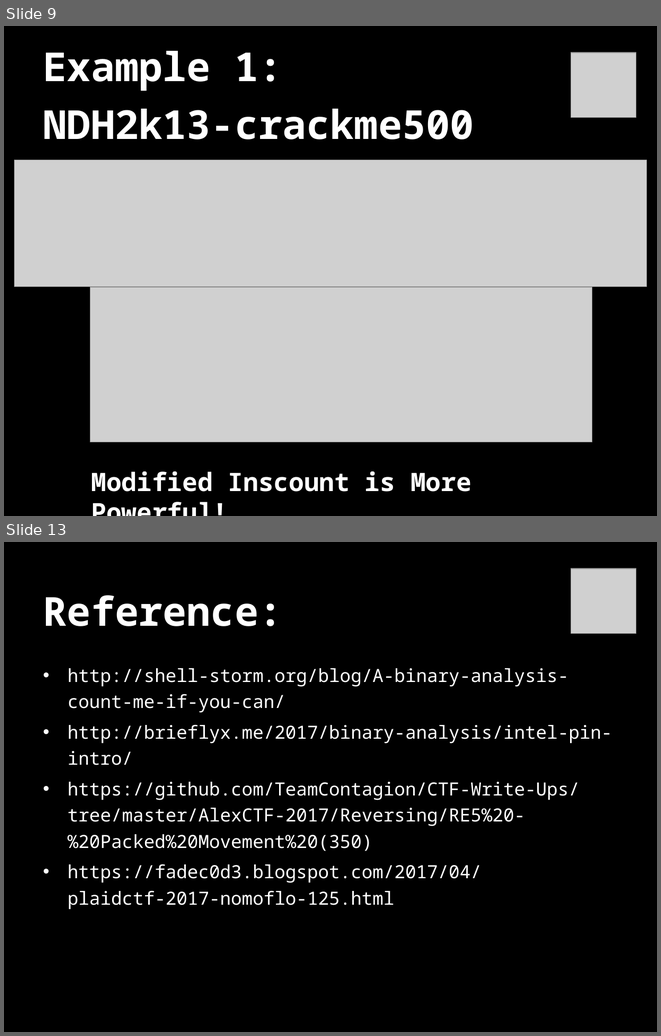
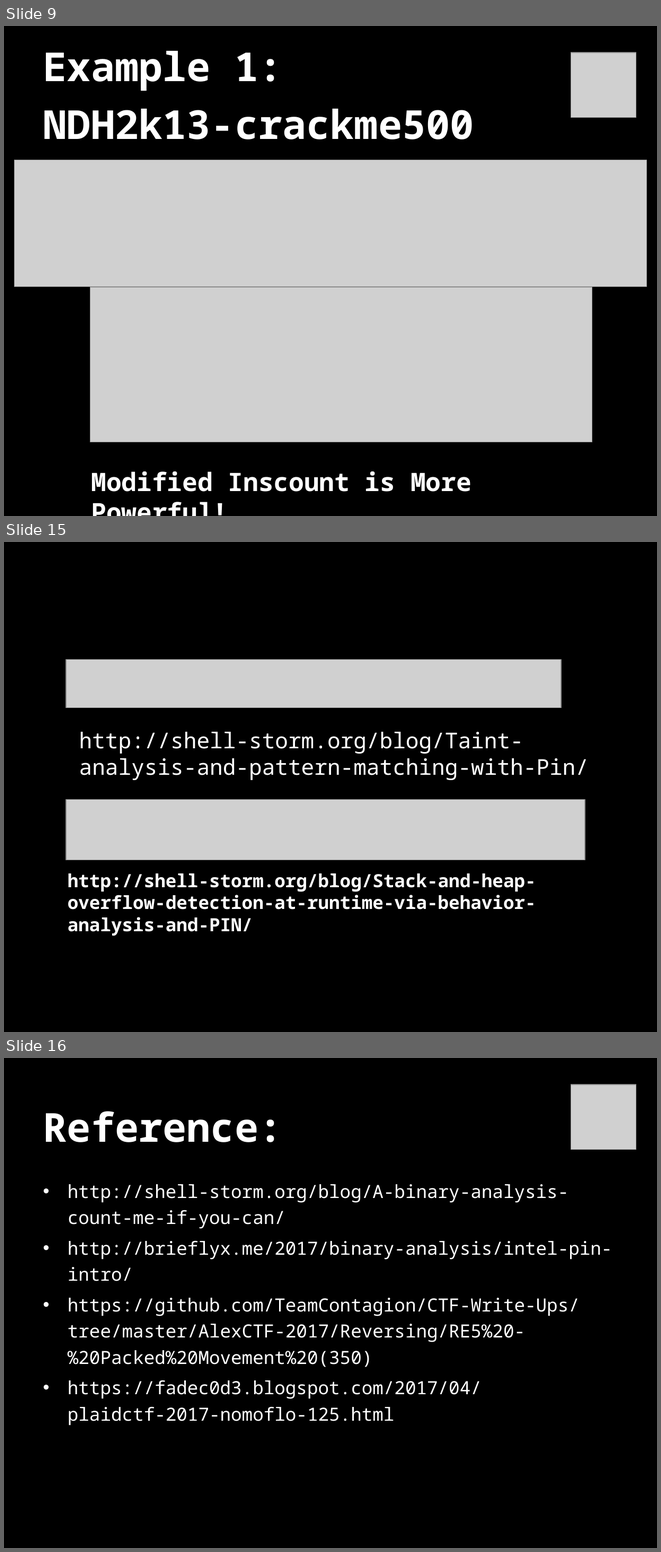
Before and after one commit to bash-c/pin-in-CTF, a slide deck: pin_in_CTF.ppt. Shown one above the other, each under a label of ours: slides 9 and 13 before the commit, slides 9, 15 and 16 after it; the slides between them are not shown. The pictures are 661x1036 and 661x1552 pixels, drawn with LibreOffice and Linux fonts; fonts in the diff are those of the drawing; grey boxes stand for pictures. Boxes give left, top, right and bottom in pixels: in the first picture for what was removed or moved away, otherwise in the second. Text is boxed around its words. In the diff, an @@ line names an element or a change of style, - is before the commit and + after.

```diff
--- a/pin_in_CTF.ppt
+++ b/pin_in_CTF.ppt
@@ slide 15 added at (4,542,657,1032), background #000000 @@
@@ picture added at (66,660,561,708) @@
@@ text added at (79,731,589,780), 24 pt, text #FFFFFF @@
+http://shell-storm.org/blog/Taint-analysis-and-pattern-matching-with-Pin/
@@ picture added at (66,799,585,860) @@
@@ text added at (68,873,536,936), 20 pt, text #FFFFFF, bold @@
+http://shell-storm.org/blog/Stack-and-heap-overflow-detection-at-runtime-via-behavior-analysis-and-PIN/
@@ what was slide 13 is now slide 16 @@
```
Also in this commit, not shown: 3 slides changed, 3 other slides added, 1 slide removed, 16 other files.
